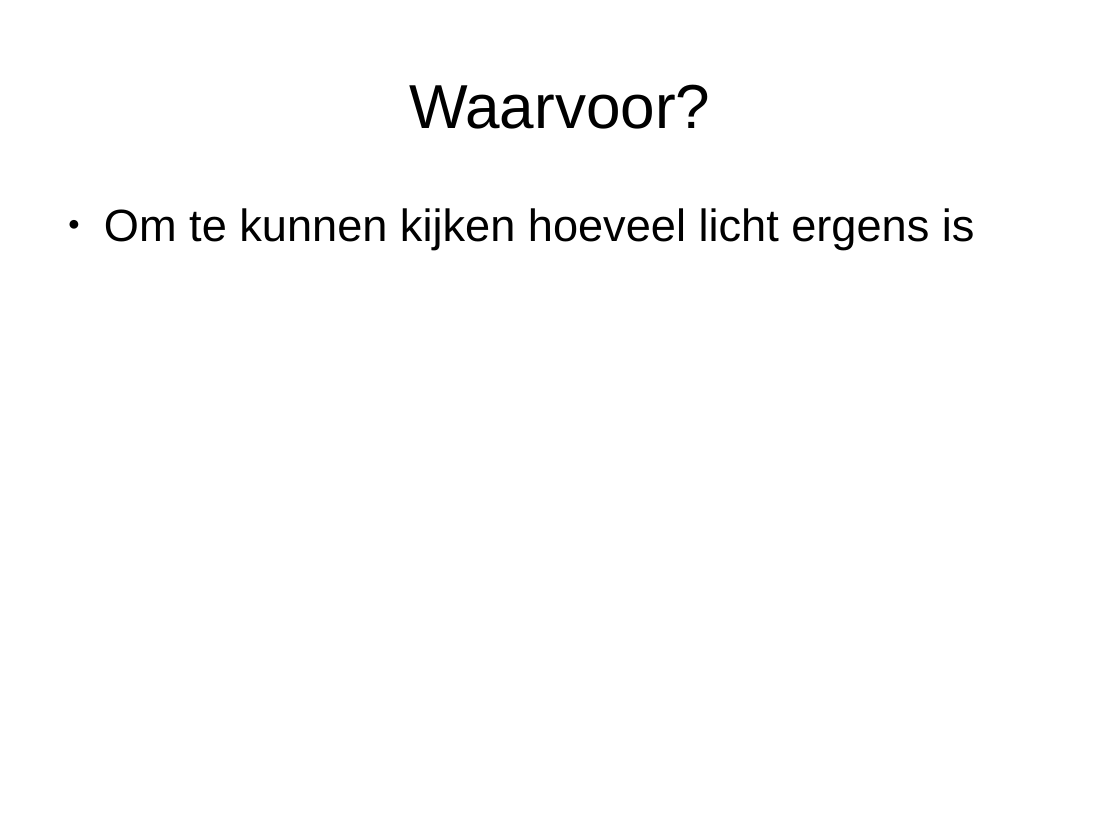
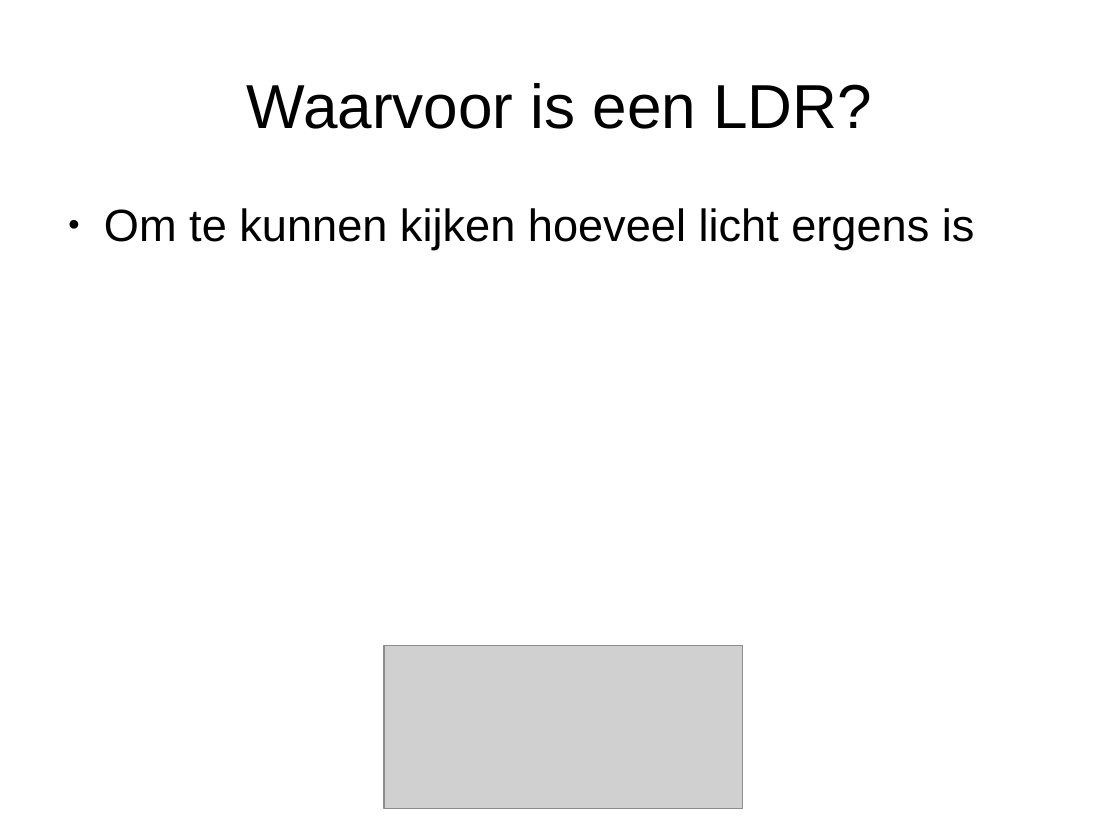
Before and after one commit to djog/arduino_cursus, a slide deck: slide 5 of Raw/LdrEnPiezo.odp (slide 4 before the commit). Drawn at 1120x840 pixels with LibreOffice and Linux fonts; fonts in the diff are those of the drawing; grey boxes stand for pictures. Boxes give left, top, right and bottom in pixels: in the first picture for what was removed or moved away, otherwise in the second. Text is boxed around its words. In the diff, an @@ line names an element or a change of style, - is before the commit and + after.

```diff
--- a/Raw/LdrEnPiezo.odp
+++ b/Raw/LdrEnPiezo.odp
@@ title at box(247, 83, 872, 129): text changed @@
-Waarvoor?
+Waarvoor is een LDR?
@@ picture added at box(384, 645, 743, 808) @@
```
Also in this commit, not shown: 5 other slides changed, 8 slides added, 15 other files.
